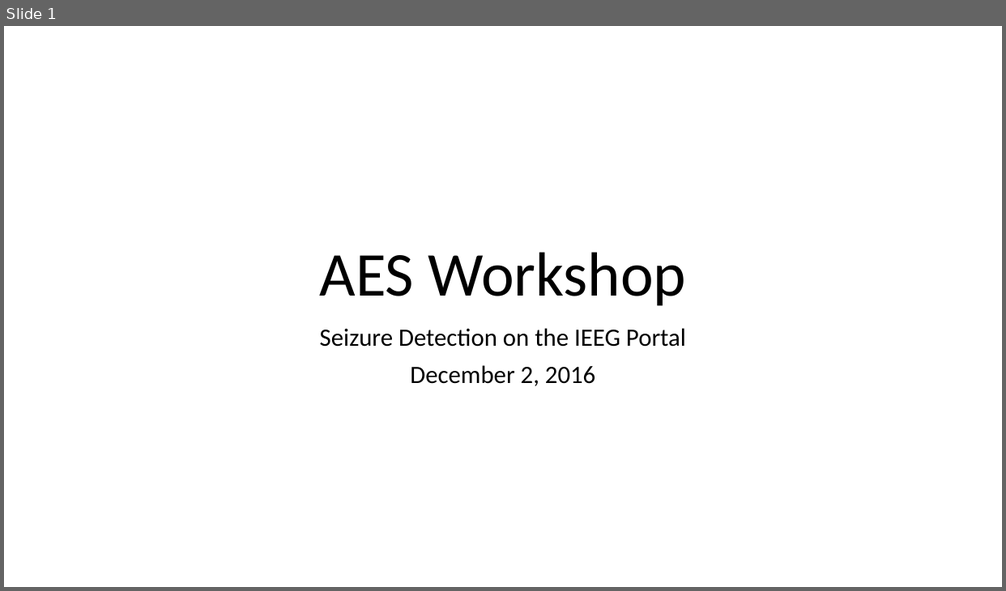
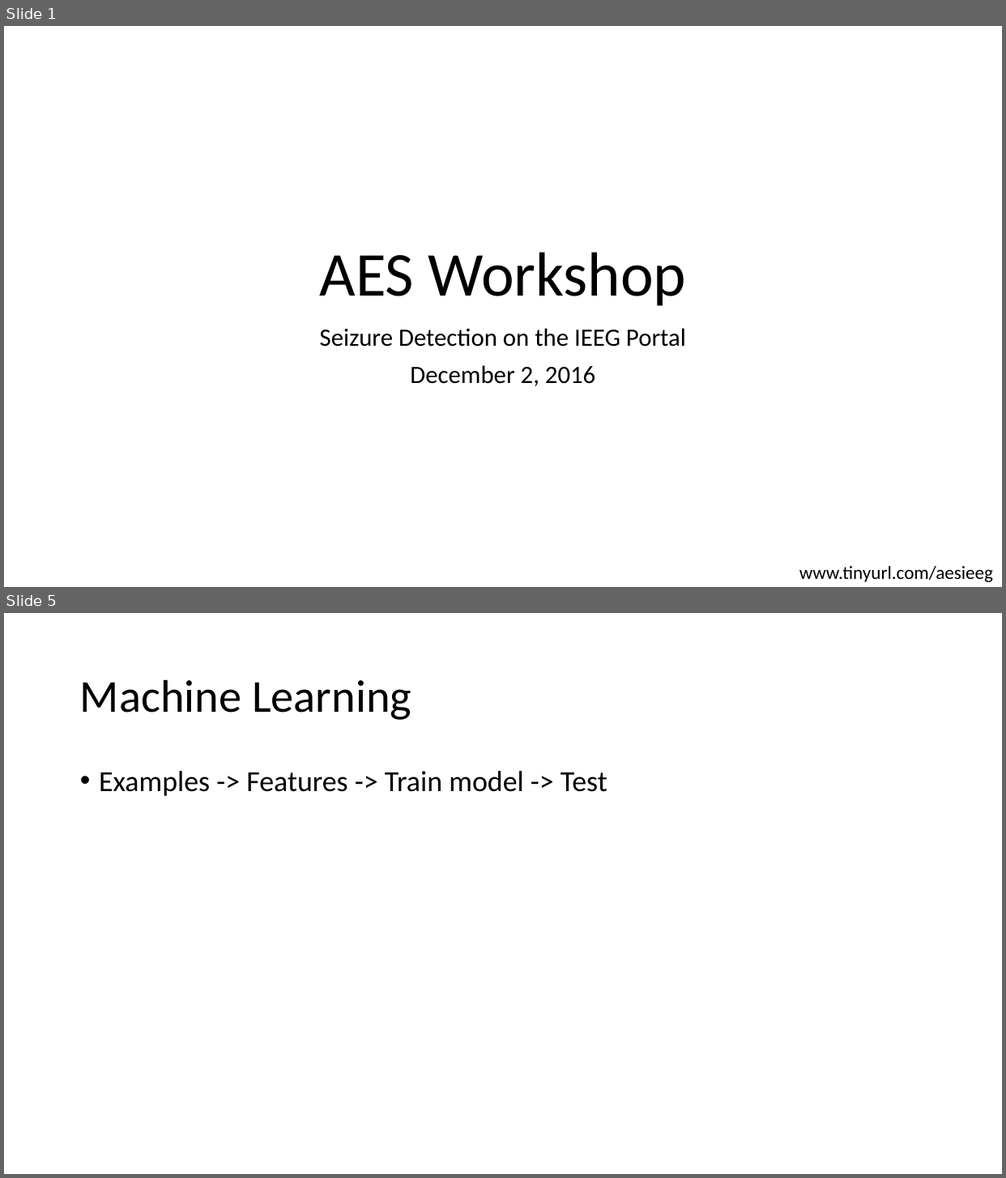
Before and after one commit to hoameng/AES2016WorkshopMaterials, a slide deck: Introduction.pptx. Shown one above the other, each under a label of ours: slide 1 before the commit, slides 1 and 5 after it; the slides between them are not shown. The pictures are 1006x591 and 1006x1178 pixels, drawn with LibreOffice and Linux fonts; fonts in the diff are those of the drawing. Boxes give left, top, right and bottom in pixels: in the first picture for what was removed or moved away, otherwise in the second. Text is boxed around its words. In the diff, an @@ line names an element or a change of style, - is before the commit and + after.

```diff
--- a/Introduction.pptx
+++ b/Introduction.pptx
@@ slide 5 added at <box>4,613,1002,1174</box>, background #FFFFFF @@
@@ title added at <box>80,679,411,720</box>, 44 pt, text #000000 @@
+Machine Learning
@@ text added at <box>99,771,607,796</box>, 28 pt, text #000000 @@
+• Examples -> Features -> Train model -> Test
@@ slide 1 changed as well @@
@@ text added at <box>799,566,993,582</box>, 18 pt, text #000000 @@
+www.tinyurl.com/aesieeg
```
Also in this commit, not shown: 5 other slides added, 3 slides removed.
